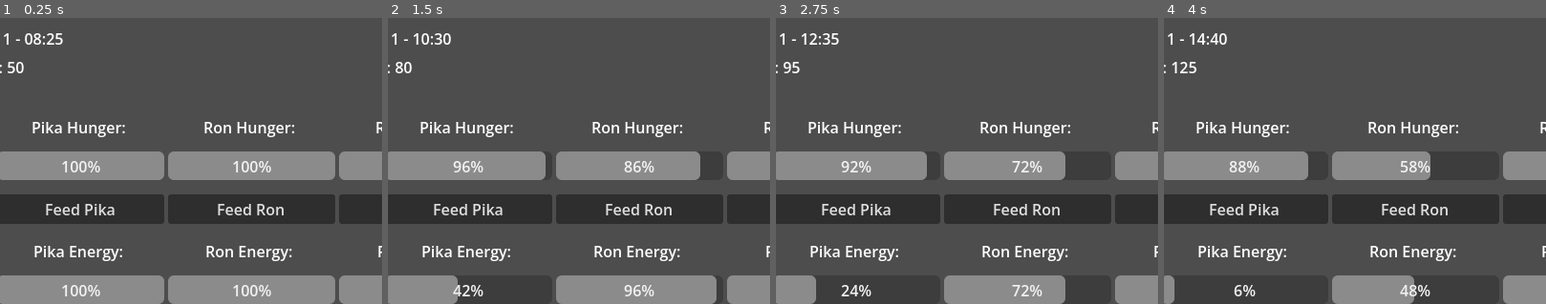
Above: before the commit, frames 1-4 (left to right).
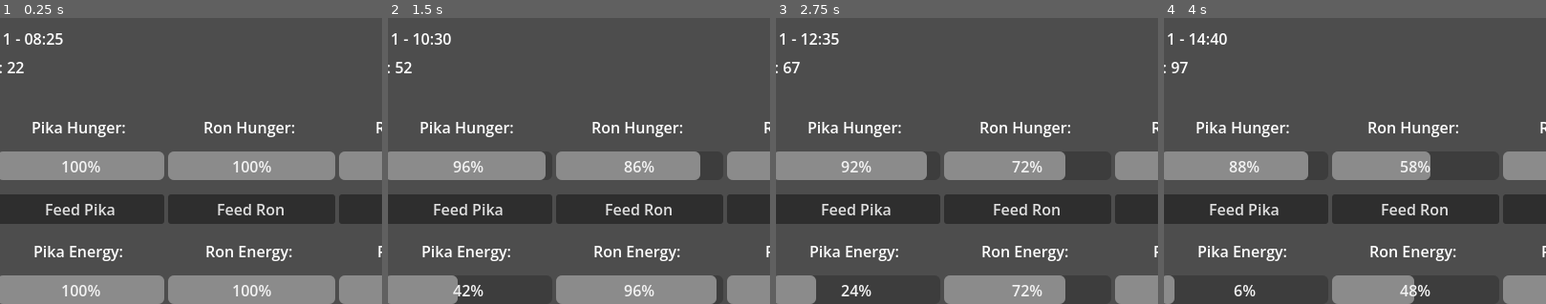
Above: after the commit, the same moments.

Repository: lukaMis/kennel-simulator
Game: Godot game, scene res://scenes/main.tscn
Two runs of this game, one before a commit and one after it. Both use one fixed random seed, a clock stepped at 60 frames per second and the inputs below.
Inputs:
- Up to frame 1 (0.25 s): no input
- Up to frame 2 (1.5 s): click "Pika Go Fetch" at 0.5 s; click "Pika Go Fetch" at 1.25 s
- Up to frame 3 (2.75 s): click "Ron Go Fetch" at 2 s
- Up to frame 4 (4 s): click "Ron Go Fetch" at 2.75 s; click "Rex Go Fetch" at 3.5 s
The pictures show only the part of the screen within x 17-67%, y 0-50%; the shares and areas given below are measured in that part.

The runs differ from the first frame. In frame 1, 0.1% of the frame differs, in the area x 2-7%, y 15-20%; in frame 2, less than 0.1%; in frame 3, 0.1%; in frame 4, 0.1%, in the area x 2-9%, y 15-20%.

Commit message:
daily summery implemented

Diff:
--- a/scripts/dog_manager.gd
+++ b/scripts/dog_manager.gd
@@ -16,6 +16,18 @@
 	# NEW: Tune into the cosmic broadcast!
 	# Every time the TimeEngine emits an hour_passed signal, tick the dogs.
 	TimeEngine.hour_passed.connect(_on_time_engine_hour_passed)
+	# Listen directly to the TimeEngine for the morning whistle
+	TimeEngine.morning_started.connect(wake_and_rest_all_dogs)
+
+
+func wake_and_rest_all_dogs() -> void:
+	for dog in array_of_dogs:
+		dog.wake_and_rest_dog()
+
+		# Update visual bars for all UIs
+	for ui in active_uis:
+		ui.update_ui()
+	pass
 
 
 func _spawn_dog(dog_data: DogResource) -> void:
--- a/scripts/dog_resource.gd
+++ b/scripts/dog_resource.gd
@@ -16,3 +16,9 @@
 	else:
 		energy = max(energy - energy_drain_rate, 0)
 		hunger = max(hunger - hunger_drain_rate, 0)
+
+
+func wake_and_rest_dog() -> void:
+	is_sleeping = false
+	energy = 100
+	pass
--- a/scripts/energy_ui.gd
+++ b/scripts/energy_ui.gd
@@ -1,11 +1,11 @@
 extends Control
-
-@onready var progress_display = $VBoxContainer/ProgressDisplay
-@onready var button_sleep = $VBoxContainer/ButtonSleep
 
 signal sleep_changed(is_sleeping: bool) # <--- ADD THIS SIGNAL
 
 var _dog: DogResource # Keep a reference to this specific dog's data
+
+@onready var progress_display = $VBoxContainer/ProgressDisplay
+@onready var button_sleep = $VBoxContainer/ButtonSleep
 
 
 func setup_energy(dog_data: DogResource):
@@ -17,6 +17,7 @@
 func update_energy_ui() -> void:
 	if _dog:
 		progress_display.update_progress_bar(_dog.energy)
+		force_sleep_state(_dog.is_sleeping)
 
 
 # 3. Public helper function so DogUI can force the switch to flip (like passing out or waking up automatically)
@@ -36,14 +37,13 @@
 	# Tell the global info bar what just happened!
 	GlobalState.game_info_change(_dog.name + " sleeping state changed to: " + str(toggled_on))
 
+
 # 5. Little internal helper just to swap the button text
 #func _update_button_text(is_sleeping: bool) -> void:
 #if is_sleeping:
 #button_sleep.text = "Wake " + _dog.name + " up!"
 #else:
 #button_sleep.text = "Put " + _dog.name + " to sleep"
-
-
 func _update_sleep_button_state(toggled_on: bool) -> void:
 	#button_sleep.disabled = toggled_on
 	if toggled_on:
--- a/scripts/game_constants.gd
+++ b/scripts/game_constants.gd
@@ -1,12 +1,10 @@
+class_name GameConstants
 extends Node
 
-class_name GameConstants
-
 # --- Economy Constants ---
-const STARTING_CASH: int = 50
+const STARTING_CASH: int = 22
 const FOOD_COST: int = 5
 const WORK_PAYOUT: int = 15
-
 # --- Dogs Constants ---
 const WORK_ENERGY_COST: int = 20
 const SLEEP_ENERGY_GAIN: int = 10
@@ -14,6 +12,5 @@
 const VERY_HUNGRY_TRESHOLD: int = 25
 const STARTVING_TRESHOLD: int = 0
 const MAX_STAT_VALUE: int = 100
-
 # --- Log Constants ---
 const LOG_FILE_PATH: String = "user://kennel_simulator_log.txt"
--- a/scripts/main.gd
+++ b/scripts/main.gd
@@ -7,13 +7,19 @@
 
 
 func _ready() -> void:
-	# Main doesn't do anything on boot anymore! DogManager handles itself.
-
 	# Tune into the time engine's daily broadcast
 	TimeEngine.day_passed.connect(_on_day_passed)
+	# Listen for morning
+	TimeEngine.morning_started.connect(_on_morning_started)
 
 
 func _on_day_passed(current_day: int) -> void:
 	var active_dog_count: int = dog_manager.array_of_dogs.size()
 	# Trigger the phase shift
 	day_summary_ui.trigger_summary(current_day, active_dog_count)
+
+
+# NEW: Handles morning initialization for kennel entities
+func _on_morning_started() -> void:
+	dog_manager.wake_and_rest_all_dogs()
+	pass
--- a/scripts/time_engine.gd
+++ b/scripts/time_engine.gd
@@ -4,6 +4,7 @@
 signal minute_passed(current_minute: int)
 signal hour_passed(current_hour: int)
 signal day_passed(current_day: int)
+signal morning_started # NEW: Fires exactly when the new workday begins!
 signal time_formatted_updated(time_string: String) # Great for updating a UI clock instantly
 
 # --- SIMULATION PACING ---
@@ -41,6 +42,7 @@
 	minute = 0
 	_internal_timer = 0.0
 	_broadcast_formatted_time()
+	morning_started.emit() # NEW: Tell the game world it's time to wake up!
 
 
 func _advance_minute() -> void:
